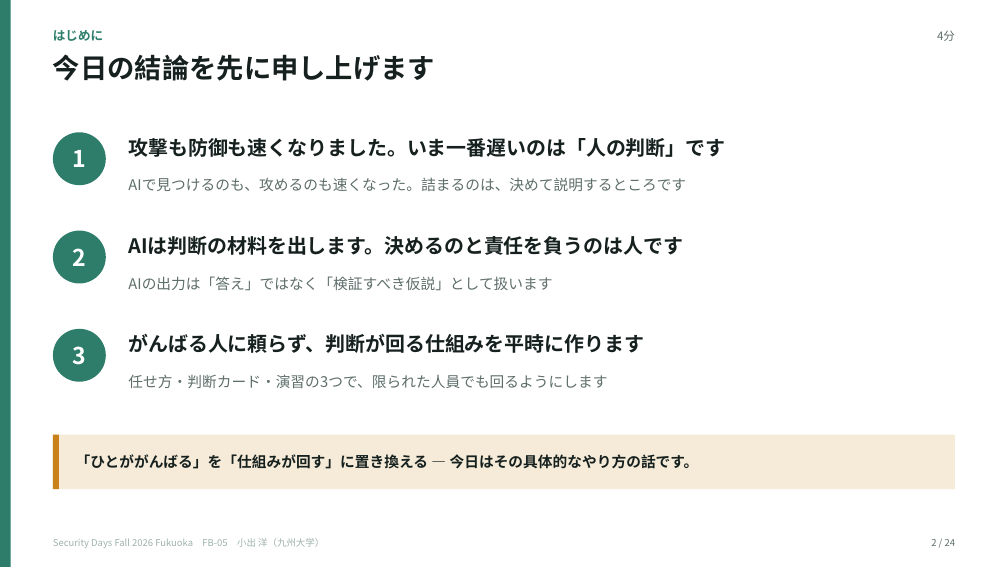
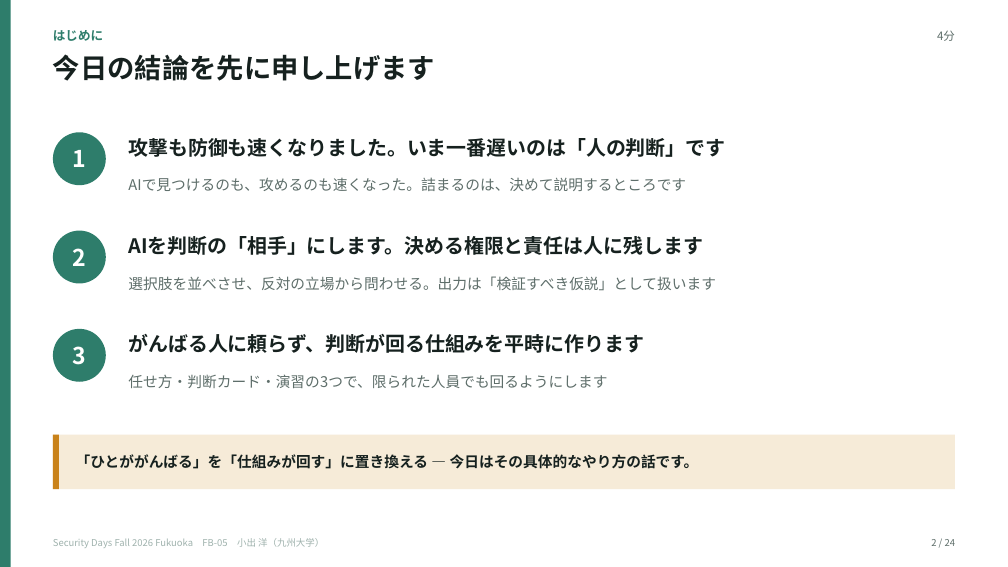
Before and after one commit to koide55/CompOutline, a slide deck: slide 2 of talks/2026-10-16-secd-fukuoka/SecurityDays2026Fukuoka_FB-05_小出.pptx. Drawn at 1008x567 pixels with LibreOffice and Linux fonts; fonts in the diff are those of the drawing. Boxes give left, top, right and bottom in pixels: in the first picture for what was removed or moved away, otherwise in the second. Text is boxed around its words. In the diff, an @@ line names an element or a change of style, - is before the commit and + after.

```diff
--- a/talks/2026-10-16-secd-fukuoka/SecurityDays2026Fukuoka_FB-05_小出.pptx
+++ b/talks/2026-10-16-secd-fukuoka/SecurityDays2026Fukuoka_FB-05_小出.pptx
@@ text at [128, 236, 703, 255]: text changed @@
-AIは判断の材料を出します。決めるのと責任を負うのは人です
+AIを判断の「相手」にします。決める権限と責任は人に残します
@@ text at [128, 276, 716, 291]: text changed @@
-AIの出力は「答え」ではなく「検証すべき仮説」として扱います
+選択肢を並べさせ、反対の立場から問わせる。出力は「検証すべき仮説」として扱います
```
Also in this commit, not shown: 13 other slides changed, 1 slide added, 1 slide removed, 3 other files.
